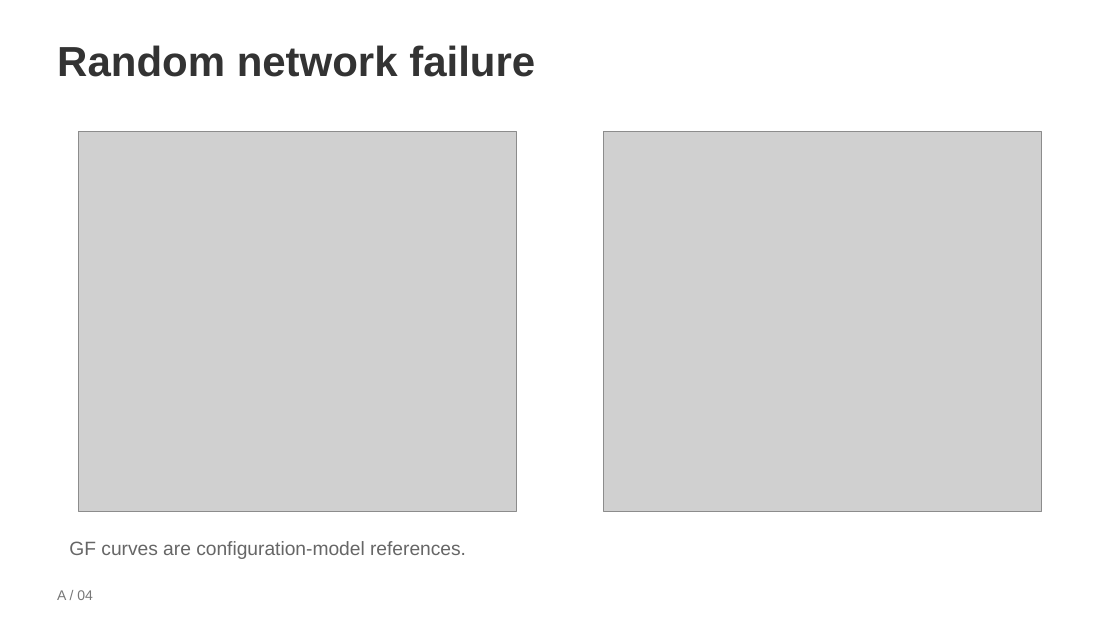
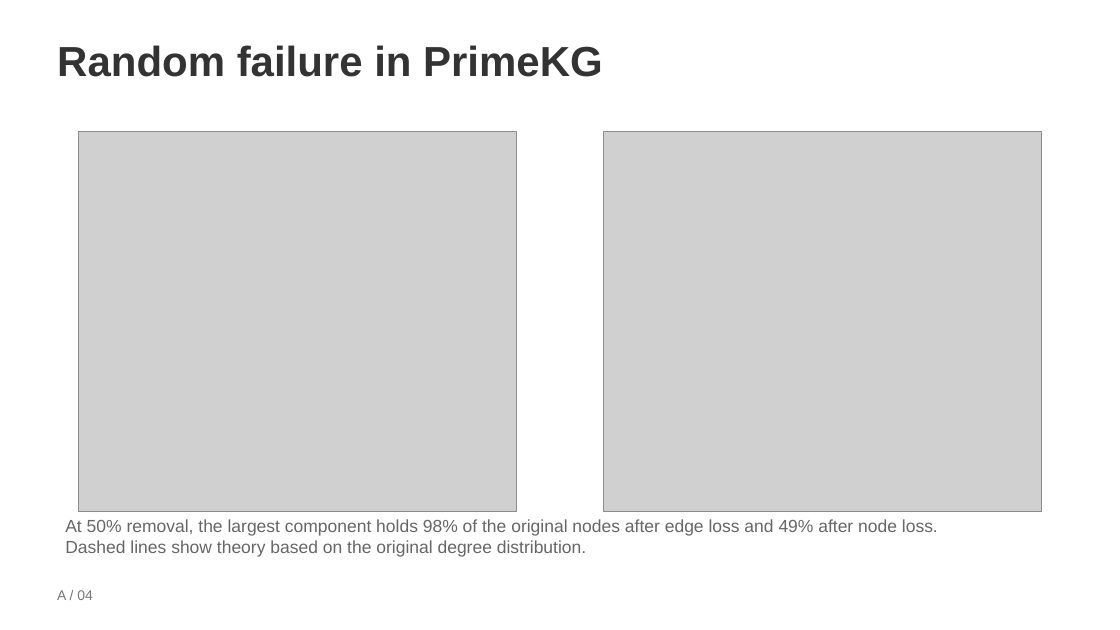
Before and after one commit to zzy0304Raymond/pc5253-g17-primekg, a slide deck: slide 5 of slides/G17_final.pptx (slide 4 before the commit). Drawn at 1120x630 pixels with LibreOffice and Linux fonts; fonts in the diff are those of the drawing; grey boxes stand for pictures. Boxes give left, top, right and bottom in pixels: in the first picture for what was removed or moved away, otherwise in the second. Text is boxed around its words. In the diff, an @@ line names an element or a change of style, - is before the commit and + after.

Commit message:
Explain random percolation in Part A of both presentations

```diff
--- a/slides/G17_final.pptx
+++ b/slides/G17_final.pptx
@@ text at [57,45,603,77]: text changed @@
-Random network failure
+Random failure in PrimeKG
@@ text at [65,519,938,557]: text changed; size 16.5 to 15 pt @@
-GF curves are configuration-model references.
+At 50% removal, the largest component holds 98% of the original nodes after edge loss and 49% after node loss.
+Dashed lines show theory based on the original degree distribution.
```
Also in this commit, not shown: 1 other slide changed, 1 slide added, 1 other file.
